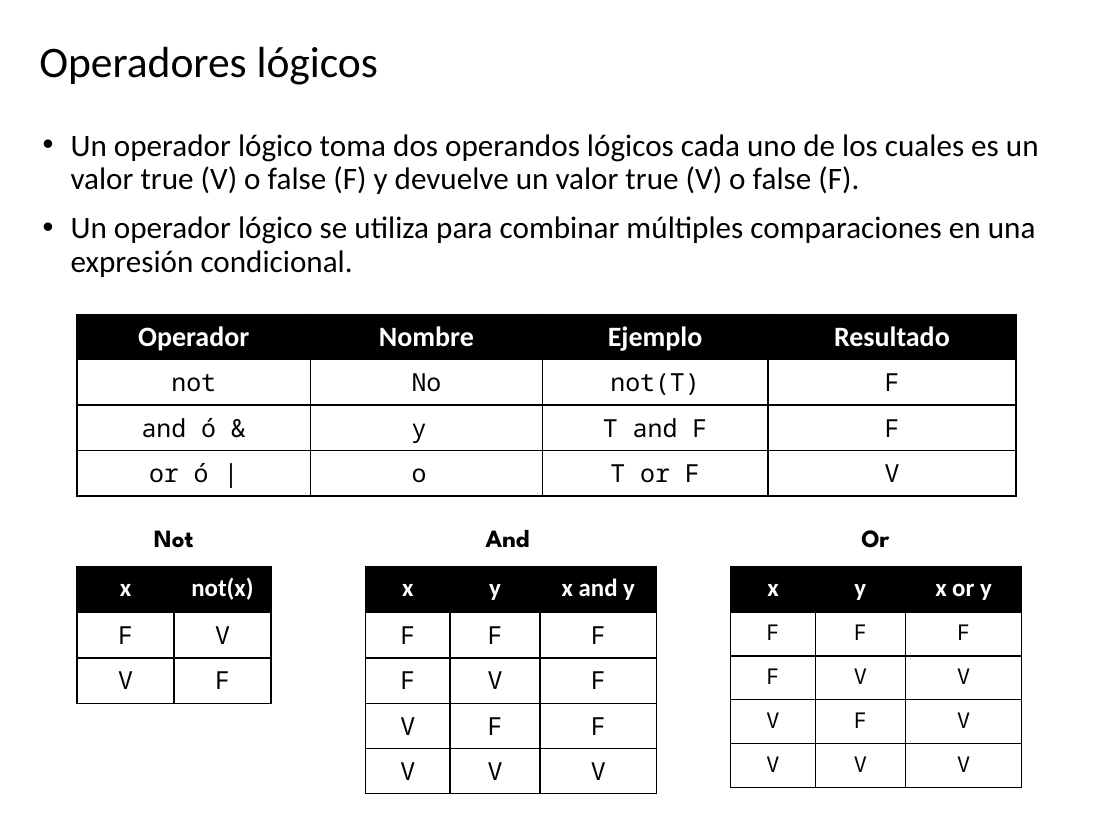
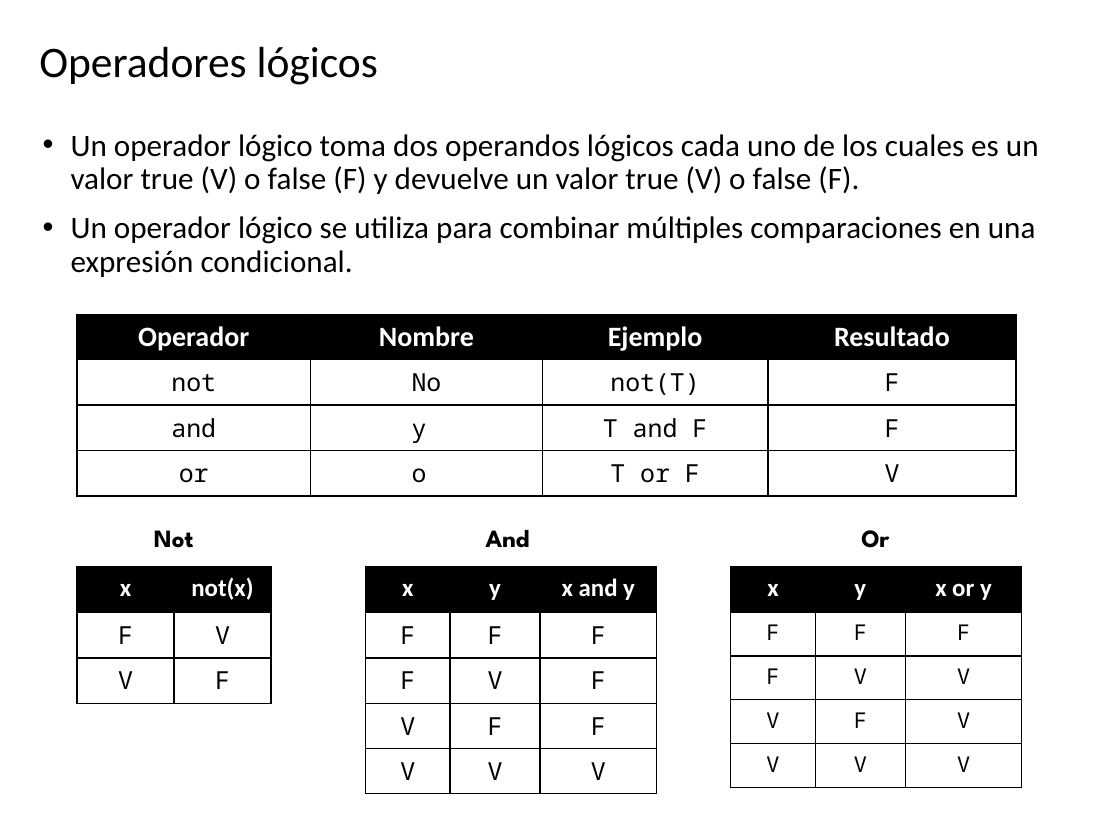
Before and after one commit to algoritmos-UdeA/logica1-20262, a slide deck: slide 17 of clases/4/teoria/clase-04.pptx. Drawn at 1120x840 pixels with LibreOffice and Linux fonts; fonts in the diff are those of the drawing. Boxes give left, top, right and bottom in pixels: in the first picture for what was removed or moved away, otherwise in the second. Text is boxed around its words. In the diff, an @@ line names an element or a change of style, - is before the commit and + after.

```diff
--- a/clases/4/teoria/clase-04.pptx
+++ b/clases/4/teoria/clase-04.pptx
@@ table at <box>77,315,1017,496</box> @@
-row 3, column 1: and ó &
+row 3, column 1: and
-row 4, column 1: or ó |
+row 4, column 1: or
```
Also in this commit, not shown: 5 other slides changed, 6 slides added, 10 other files.
